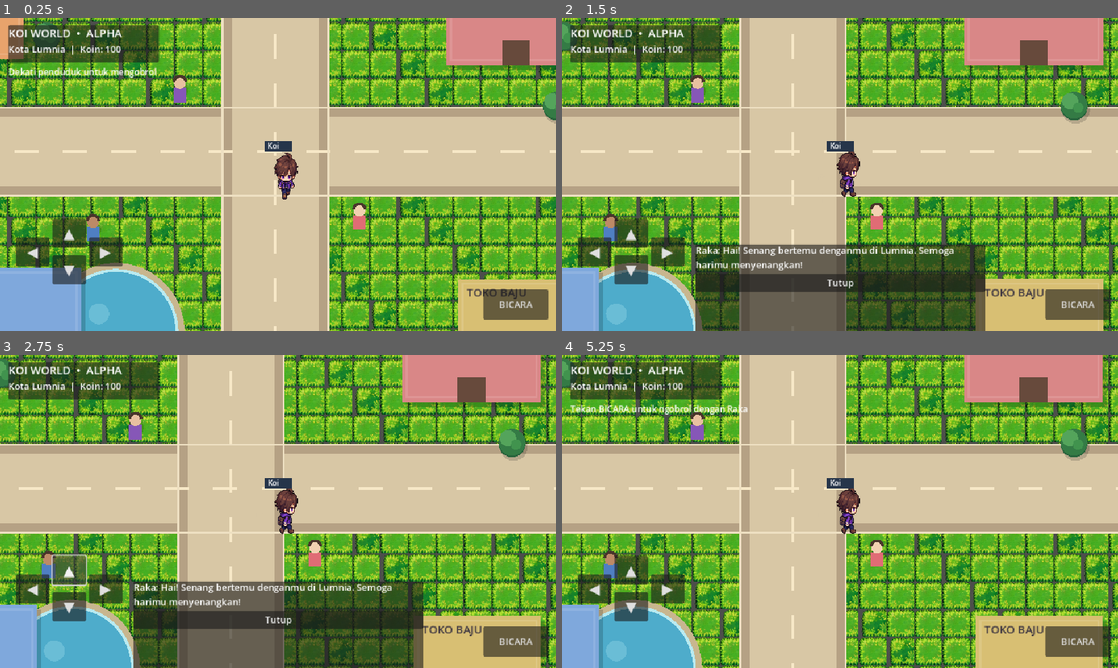
Above: before the commit, frames 1-4 (two rows, left to right).
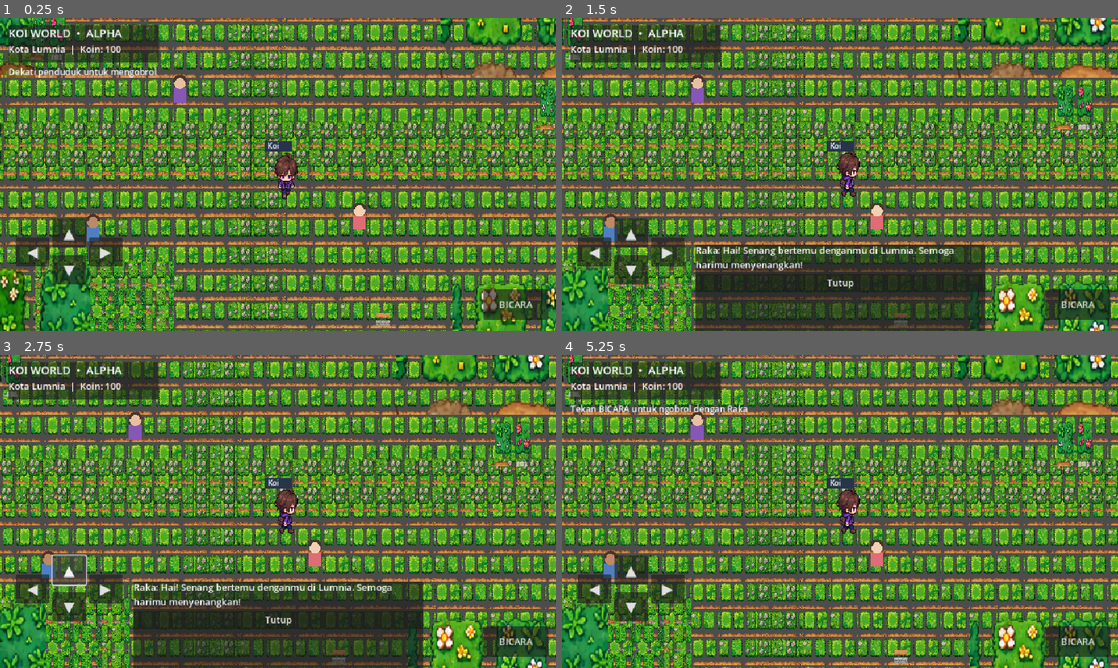
Above: after the commit, the same moments.

Repository: koi-v2/Worldwar
Game: Godot game, scene res://scenes/main.tscn
The game is run twice, just before and just after one commit, with the same random seed, the same clock (stepped at 60 frames per second) and the same inputs.
Inputs:
- Up to frame 1 (0.25 s): no input
- Up to frame 2 (1.5 s): tap Enter at 0.5, 1.35 s; hold Right 0.53-1.28 s; hold E 0.53-1.28 s; hold Down from 1.28 s (still down)
- Up to frame 3 (2.75 s): release Down at 2 s; click "▲" at 2 s
- Up to frame 4 (5.25 s): click "▼" at 2.75 s; click "◀" at 3.5 s; click "▶" at 4.25 s; click "Tutup" at 5 s

The runs differ from the first frame. In frame 1, 90% of the frame differs, in the area x 0-100%, y 0-100%; in frame 2, 86%; in frame 3, 85%; in frame 4, 89%.

Commit message:
Rebuild Koi World map using uploaded tileset atlas

Diff:
--- a/aoi_native/scripts/main.gd
+++ b/aoi_native/scripts/main.gd
@@ -182,77 +182,91 @@
 			panel.visible = false
 
 func _draw() -> void:
-	# Top-down 2D town map built from small tiles, paths, parks and landmarks.
-	# Paint the ground using the uploaded illustrated tileset grass tile.
-	var tile_size := 48
-	var grass_source := Rect2(8, 8, 74, 72)
-	for x in range(0, int(WORLD_SIZE.x), tile_size):
-		for y in range(0, int(WORLD_SIZE.y), tile_size):
-			var tile_index := int(x / tile_size) * 7 + int(y / tile_size) * 13
-			if tileset_texture != null:
-				# Slightly vary tile scale to hide obvious repetition while keeping a seamless ground.
-				var source := grass_source
-				if tile_index % 5 == 0:
-					source = Rect2(96, 8, 74, 72)
-				draw_texture_rect_region(tileset_texture, Rect2(x, y, tile_size, tile_size), source)
-			else:
-				var grass_color := Color("#79b96d") if tile_index % 3 != 0 else Color("#73b267")
-				draw_rect(Rect2(x, y, tile_size, tile_size), grass_color)
-
-	# Main roads with soft shoulders and dashed center markings.
-	draw_rect(Rect2(0, 486, WORLD_SIZE.x, 148), Color("#b5a184"))
-	draw_rect(Rect2(0, 500, WORLD_SIZE.x, 120), Color("#d8c7a5"))
-	draw_rect(Rect2(806, 0, 178, WORLD_SIZE.y), Color("#b5a184"))
-	draw_rect(Rect2(820, 0, 150, WORLD_SIZE.y), Color("#d8c7a5"))
-	for x in range(24, int(WORLD_SIZE.x), 84):
-		draw_rect(Rect2(x, 557, 42, 5), Color("#f7e8c7"))
-	for y in range(22, int(WORLD_SIZE.y), 84):
-		draw_rect(Rect2(892, y, 5, 42), Color("#f7e8c7"))
-	# Small sidewalks and plaza paving around the road crossing.
-	draw_rect(Rect2(0, 482, WORLD_SIZE.x, 4), Color("#eee0c2"))
-	draw_rect(Rect2(0, 634, WORLD_SIZE.x, 4), Color("#eee0c2"))
-	draw_rect(Rect2(802, 0, 4, WORLD_SIZE.y), Color("#eee0c2"))
-	draw_rect(Rect2(984, 0, 4, WORLD_SIZE.y), Color("#eee0c2"))
-
-	# Pond and surrounding sand bank.
-	draw_circle(Vector2(620, 870), 118, Color("#c8b68f"))
-	draw_circle(Vector2(620, 870), 105, Color("#4eaccb"))
-	draw_arc(Vector2(620, 870), 105, 0, TAU, 64, Color("#b9eaf0"), 5.0)
-	draw_circle(Vector2(590, 840), 18, Color(0.75, 0.94, 0.96, 0.25))
-	draw_circle(Vector2(655, 895), 11, Color(0.75, 0.94, 0.96, 0.2))
-
-	# Small park clearings and flower patches.
-	draw_rect(Rect2(80, 820, 150, 112), Color("#83c276"))
-	for flower in [Vector2(102, 842), Vector2(146, 885), Vector2(198, 850), Vector2(176, 916), Vector2(119, 910)]:
-		draw_circle(flower, 4, Color("#f4d6e6"))
-		draw_circle(flower + Vector2(4, 2), 2, Color("#f6df9b"))
-
-	_draw_building(Vector2(250, 250), Vector2(210, 150), Color("#e8a36c"), "TOKO")
-	_draw_building(Vector2(1190, 240), Vector2(240, 170), Color("#d98787"), "RUMAH")
-	_draw_building(Vector2(300, 760), Vector2(260, 180), Color("#7fa8dc"), "KAFE")
-	_draw_building(Vector2(1210, 780), Vector2(220, 160), Color("#d8bf73"), "TOKO BAJU")
-
-	# Trees are clustered around the map edges and between buildings.
+	# Rebuild the whole town from pieces of the uploaded atlas.
+	# Atlas regions are kept in one place so their coordinates can be adjusted easily.
+	if tileset_texture == null:
+		draw_rect(Rect2(Vector2.ZERO, WORLD_SIZE), Color("#79b96d"))
+		_draw_fallback_map()
+		_draw_npc(Vector2(730, 450), Color("#e8c0a0"), Color("#8657b7"))
+		_draw_npc(Vector2(1040, 670), Color("#f1d1b1"), Color("#e06c75"))
+		_draw_npc(Vector2(580, 690), Color("#bd8a67"), Color("#4f7fc2"))
+		_draw_player()
+		return
+
+	var tile := 48.0
+	# Atlas is a generated sheet; sample consistent square cells from its grid.
+	var atlas_size := Vector2(tileset_texture.get_size())
+	var cols := 8
+	var rows := 8
+	var cell_w := atlas_size.x / float(cols)
+	var cell_h := atlas_size.y / float(rows)
+	# Ground base and gentle grass variation across the complete map.
+	for x in range(0, int(WORLD_SIZE.x), int(tile)):
+		for y in range(0, int(WORLD_SIZE.y), int(tile)):
+			var idx := (int(x / tile) * 7 + int(y / tile) * 13) % 5
+			var grass_cell := 0 if idx < 3 else 1
+			_draw_atlas_cell(grass_cell, 0, Rect2(x, y, tile, tile), cols, rows)
+
+	# Wide horizontal and vertical roads, plus a plaza at the crossing.
+	for x in range(0, int(WORLD_SIZE.x), int(tile)):
+		_draw_atlas_cell(2, 0, Rect2(x, 504, tile, tile), cols, rows)
+		_draw_atlas_cell(2, 0, Rect2(x, 552, tile, tile), cols, rows)
+	for y in range(0, int(WORLD_SIZE.y), int(tile)):
+		_draw_atlas_cell(2, 0, Rect2(816, y, tile, tile), cols, rows)
+		_draw_atlas_cell(2, 0, Rect2(864, y, tile, tile), cols, rows)
+	# Crossroads paved centre.
+	for x in range(816, 912, int(tile)):
+		for y in range(504, 600, int(tile)):
+			_draw_atlas_cell(2, 0, Rect2(x, y, tile, tile), cols, rows)
+
+	# Pond assembled from water tiles, surrounded by sandy edge tiles.
+	for x in range(480, 720, int(tile)):
+		for y in range(744, 984, int(tile)):
+			var is_edge := x == 480 or x == 672 or y == 744 or y == 936
+			_draw_atlas_cell(3 if is_edge else 4, 0, Rect2(x, y, tile, tile), cols, rows)
+
+	# Homes and shops are laid out as garden lots, with atlas decoration around them.
+	_draw_atlas_cell(5, 0, Rect2(240, 240, 240, 192), cols, rows)
+	_draw_atlas_cell(6, 0, Rect2(1180, 228, 264, 204), cols, rows)
+	_draw_atlas_cell(5, 0, Rect2(288, 744, 288, 216), cols, rows)
+	_draw_atlas_cell(6, 0, Rect2(1200, 768, 240, 192), cols, rows)
+
+	# Trees, shrubs, flowers, fences and park furniture from the same sheet.
 	for tree in [
 		Vector2(130, 130), Vector2(190, 170), Vector2(500, 360), Vector2(680, 260),
 		Vector2(1500, 180), Vector2(1570, 220), Vector2(1510, 650), Vector2(1600, 700),
 		Vector2(1080, 980), Vector2(1160, 1030), Vector2(420, 1030), Vector2(1650, 1040),
 		Vector2(160, 680), Vector2(690, 1010), Vector2(1380, 480), Vector2(360, 430)
 	]:
-		_draw_tree(tree)
+		_draw_atlas_cell(7, 0, Rect2(tree - Vector2(36, 42), Vector2(72, 84)), cols, rows)
+	for flower in [Vector2(102, 842), Vector2(146, 885), Vector2(198, 850), Vector2(176, 916), Vector2(119, 910), Vector2(740, 300), Vector2(1080, 850)]:
+		_draw_atlas_cell(0, 1, Rect2(flower - Vector2(12, 12), Vector2(24, 24)), cols, rows)
+	for fence_x in range(70, 250, 48):
+		_draw_atlas_cell(1, 1, Rect2(fence_x, 790, 48, 24), cols, rows)
+	_draw_atlas_cell(2, 1, Rect2(180, 860, 48, 48), cols, rows)
+	_draw_atlas_cell(3, 1, Rect2(220, 860, 36, 48), cols, rows)
 
 	_draw_npc(Vector2(730, 450), Color("#e8c0a0"), Color("#8657b7"))
 	_draw_npc(Vector2(1040, 670), Color("#f1d1b1"), Color("#e06c75"))
 	_draw_npc(Vector2(580, 690), Color("#bd8a67"), Color("#4f7fc2"))
 	_draw_player()
 
-
-func _draw_tree(pos: Vector2) -> void:
-	draw_circle(pos + Vector2(3, 8), 24, Color(0, 0, 0, 0.16))
-	draw_circle(pos + Vector2(0, 3), 23, Color("#28643c"))
-	draw_circle(pos, 23, Color("#347b45"))
-	draw_circle(pos + Vector2(-7, -7), 14, Color("#54a45b"))
-	draw_circle(pos + Vector2(7, 4), 9, Color("#41934e"))
+func _draw_atlas_cell(col: int, row: int, dest: Rect2, cols: int, rows: int) -> void:
+	if tileset_texture == null:
+		return
+	var atlas_size := Vector2(tileset_texture.get_size())
+	var cell := atlas_size / Vector2(float(cols), float(rows))
+	var source := Rect2(Vector2(float(col), float(row)) * cell, cell)
+	draw_texture_rect_region(tileset_texture, dest, source)
+
+func _draw_fallback_map() -> void:
+	# Used only if the uploaded texture is missing at runtime.
+	for x in range(0, int(WORLD_SIZE.x), 48):
+		for y in range(0, int(WORLD_SIZE.y), 48):
+			draw_rect(Rect2(x, y, 48, 48), Color("#79b96d") if ((x / 48 + y / 48) % 3 != 0) else Color("#73b267"))
+	draw_rect(Rect2(0, 504, WORLD_SIZE.x, 96), Color("#d8c7a5"))
+	draw_rect(Rect2(816, 0, 96, WORLD_SIZE.y), Color("#d8c7a5"))
+	draw_circle(Vector2(600, 864), 112, Color("#4eaccb"))
 func _draw_player() -> void:
 	if koi_texture != null:
 		var size := Vector2(76, 96)
